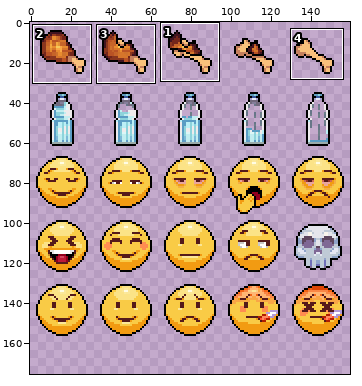
Sprite sheet -- Assets/Resources/Sprites/StatIcon/Emoji.png. The picture above shows the old version from afar; the outline marks the close-up.
Close-up. The starting point:
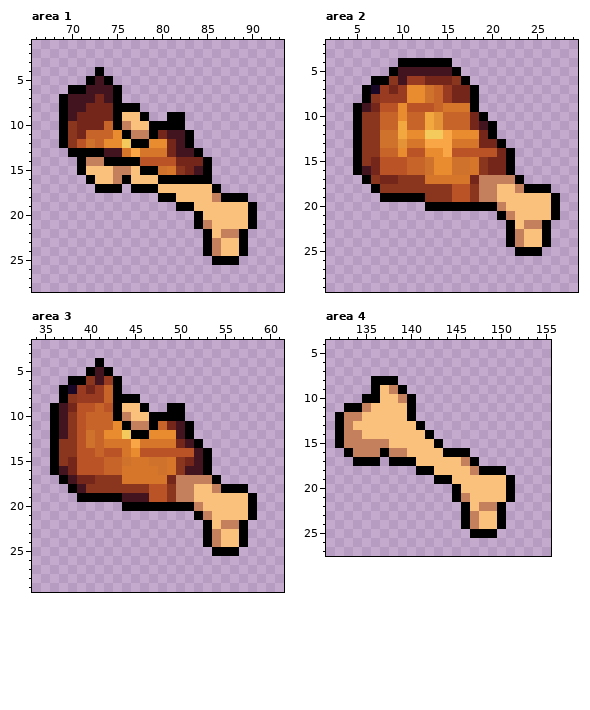
The file is 160x160 pixels. Colours within 5 levels of each other are drawn and written as one. Shown: area 1: x 66..93, y 1..28; area 2: x 2..29, y 2..29; area 3: x 34..61, y 2..29; area 4: x 131..155, y 4..27. The old version is drawn lined up with the new one, on the new canvas. The commit also changed other parts of the picture, which this record leaves out.
New version:
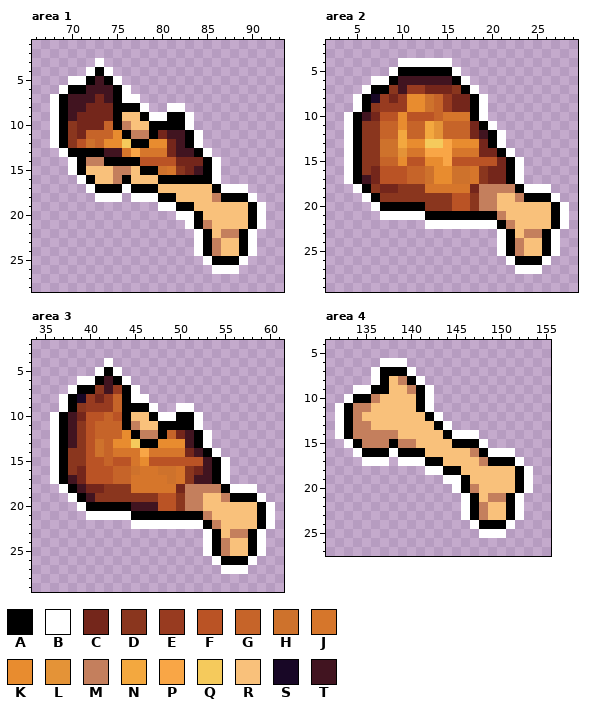
Palette (. is transparent): A #000000  B #ffffff  C #74261b  D #8a361e  E #983b20  F #ba5325  G #c66429  H #ce722c  J #d6762b  K #e88c2f  L #e49337  M #c47f5d  N #f3a83f  P #f9a646  Q #f5ca5c  R #f9c17b  S #180726  T #411420
Diff:
canvas 160x160 -> 160x176
--- area 1
@@ x 66..93 @@
  2 ............................
- 3 ............................
- 4 .......A....................
- 5 ......ATA...................
- 6 ....AATTTA..................
- 7 ...ATTTCTA..................
- 8 ...ATTCCCAAA................
- 9 ...ATCCCCARRA..AA...........
-10 ...ADCCCGAMRRAAAA...........
-11 ...ADCGGGKAMMACTTA..........
-12 ...ADFHGKKQAAKKCTA..........
-13 ....AAAATTJPJJJCTTA.........
-14 .....AMMAAAAFFFFCCCA........
-15 .....ARRRMMRAAHJDCTA........
-16 ......ARRMARRRAAAAAA........
-17 .......AAA.AAARRRRRRA.......
-18 ..............AARRRRMAAA....
-19 ................AARRRRRRA...
-20 ..................ARRRRRA...
-21 ..................AMRRRRA...
-22 ...................ARMMA....
-23 ...................AMRRA....
-24 ...................AMRRA....
-25 ....................AAA.....
-26 ............................
+ 3 .......B....................
+ 4 ......BAB...................
+ 5 ....BBATAB..................
+ 6 ...BAATTTAB.................
+ 7 ..BATTTCTABB................
+ 8 ..BATTCCCAAAB..BB...........
+ 9 ..BATCCCCARRABBAAB..........
+10 ..BADCCCGAMRRAAAAB..........
+11 ..BADCGGGKAMMACTTAB.........
+12 ..BADFHGKKQAAKKCTAB.........
+13 ...BAAAATTJPJJJCTTAB........
+14 ....BAMMAAAAFFFFCCCAB.......
+15 ....BARRRMMRAAHJDCTAB.......
+16 .....BARRMARRRAAAAAAB.......
+17 ......BAAABAAARRRRRRABBB....
+18 .......BBB.BBBAARRRRMAAAB...
+19 ..............BBAARRRRRRAB..
+20 ................BBARRRRRAB..
+21 .................BAMRRRRAB..
+22 ..................BARMMAB...
+23 ..................BAMRRAB...
+24 ..................BAMRRAB...
+25 ...................BAAAB....
+26 ....................BBB.....
 27 ............................
--- area 2
@@ x 2..29 @@
  3 ............................
- 4 ........AAAAAA..............
- 5 .......ATTTTTTA.............
- 6 .....AADTEECCCDA............
- 7 ....ASECEKKHGECCA...........
- 8 ....ADEEEKKHGECCA...........
- 9 ...ATCFFKFFFGJJJA...........
-10 ...ADDGGKGGNLGGGCA..........
-11 ...ADDGGNGGNLGGGCTA.........
-12 ...ADDHHNKKQQPKKKCA.........
-13 ...ADDHHLJJPPPJJJCCA........
-14 ...ADDGGKFFKKPFFFFFCA.......
-15 ...ADCFFFGGHKKHHJDCCA.......
-16 ...ATCFFFGGHKKHHJDCCA.......
-17 ....ADCCDDDJJJJJCMMMMA......
-18 .....ADDDDDDDDFFDMMRRMAAA...
-19 ......AAAAADDDFFDMMRRRRRRA..
-20 ...........AAAAAAAAMRRRRRA..
-21 ...................AMRRRRA..
-22 ....................ARMMA...
-23 ....................AMRRA...
-24 ....................AMRRA...
-25 .....................AAA....
-26 ............................
-27 ............................
+ 4 ........BBBBBB..............
+ 5 .......BAAAAAAB.............
+ 6 .....BBATTTTTTAB............
+ 7 ....BAADTEECCCDAB...........
+ 8 ...BASECEKKHGECCAB..........
+ 9 ...BADEEEKKHGECCAB..........
+10 ..BATCFFKFFFGJJJAB..........
+11 ..BADDGGKGGNLGGGCAB.........
+12 ..BADDGGNGGNLGGGCTAB........
+13 ..BADDHHNKKQQPKKKCAB........
+14 ..BADDHHLJJPPPJJJCCAB.......
+15 ..BADDGGKFFKKPFFFFFCAB......
+16 ..BADCFFFGGHKKHHJDCCAB......
+17 ..BATCFFFGGHKKHHJDCCAB......
+18 ...BADCCDDDJJJJJCMMMMABBB...
+19 ....BADDDDDDDDFFDMMRRMAAAB..
+20 .....BAAAAADDDFFDMMRRRRRRAB.
+21 ......BBBBBAAAAAAAAMRRRRRAB.
+22 ...........BBBBBBBBAMRRRRAB.
+23 ...................BARMMAB..
+24 ...................BAMRRAB..
+25 ...................BAMRRAB..
+26 ....................BAAAB...
+27 .....................BBB....
 28 ............................
--- area 3
@@ x 34..61 @@
  3 ............................
- 4 .......A....................
- 5 ......ATA...................
- 6 ....AADTEA..................
- 7 ...ASECEGA..................
- 8 ...ADEEEGAAA................
- 9 ..ATCFFGFARRA..AA...........
-10 ..ATDFGGGAMRRAAAA...........
-11 ..ATDFGGGKAMMAGCTA..........
-12 ..ATDFHGKKQAAKKKTA..........
-13 ..ADDFHGJJJPJJJJCTA.........
-14 ..ADDFFGFFJKFFFFFFTA........
-15 ..ADCFFFGGHJJHHJDCTA........
-16 ..ATCFFFGGJJJJHJDTTA........
-17 ...ATCCDDDJJJJJCMMMMA.......
-18 ....ATDDDDDDDFFDMMRRMAAA....
-19 .....AAAAATTTFFDMMRRRRRRA...
-20 ..........AAAAAAAAMRRRRRA...
-21 ..................AMRRRRA...
-22 ...................ARMMA....
-23 ...................AMRRA....
-24 ...................AMRRA....
-25 ....................AAA.....
-26 ............................
-27 ............................
+ 4 ........B...................
+ 5 .......BAB..................
+ 6 .....BBATAB.................
+ 7 ....BAADTEAB................
+ 8 ...BASECEGABB...............
+ 9 ...BADEEEGAAAB..BB..........
+10 ..BATCFFGFARRABBAAB.........
+11 ..BATDFGGGAMRRAAAAB.........
+12 ..BATDFGGGKAMMAGCTAB........
+13 ..BATDFHGKKQAAKKKTAB........
+14 ..BADDFHGJJJPJJJJCTAB.......
+15 ..BADDFFGFFJKFFFFFFTAB......
+16 ..BADCFFFGGHJJHHJDCTAB......
+17 ..BATCFFFGGJJJJHJDTTAB......
+18 ...BATCCDDDJJJJJCMMMMABBB...
+19 ....BATDDDDDDDFFDMMRRMAAAB..
+20 .....BAAAAATTTFFDMMRRRRRRAB.
+21 ......BBBBBAAAAAAAAMRRRRRAB.
+22 ...........BBBBBBBBAMRRRRAB.
+23 ...................BARMMAB..
+24 ...................BAMRRAB..
+25 ...................BAMRRAB..
+26 ....................BAAAB...
+27 .....................BBB....
 28 ............................
--- area 4
@@ x 131..155 @@
  5 .........................
- 6 .........................
- 7 .........................
- 8 .....AAA.................
- 9 .....ARMA................
-10 ....AARRMA...............
-11 ..AAMRRRRA...............
-12 .AMMRRRRRA...............
-13 .AMRRRRRRRA..............
-14 .AMMRRRRRRRA.............
-15 .AMMMMMRRRRRA............
-16 ..AMMMAMMRRRRAAA.........
-17 ...AAA.AAARRRRRMA........
-18 ..........AARRRRMAAA.....
-19 ............AARRRRRRA....
-20 ..............ARRRRRA....
-21 ..............AMRRRRA....
-22 ...............ARMMA.....
-23 ...............AMRRA.....
-24 ...............AMRRA.....
-25 ................AAA......
+ 6 ......BBB................
+ 7 .....BAAAB...............
+ 8 .....BARMAB..............
+ 9 ...BBAARRMAB.............
+10 ..BAAMRRRRAB.............
+11 .BAMMRRRRRAB.............
+12 .BAMRRRRRRRAB............
+13 .BAMMRRRRRRRAB...........
+14 .BAMMMMMRRRRRABBB........
+15 ..BAMMMAMMRRRRAAAB.......
+16 ...BAAABAAARRRRRMABBB....
+17 ....BBB.BBBAARRRRMAAAB...
+18 ...........BBAARRRRRRAB..
+19 .............BBARRRRRAB..
+20 ..............BAMRRRRAB..
+21 ...............BARMMAB...
+22 ...............BAMRRAB...
+23 ...............BAMRRAB...
+24 ................BAAAB....
+25 .................BBB.....
 26 .........................
